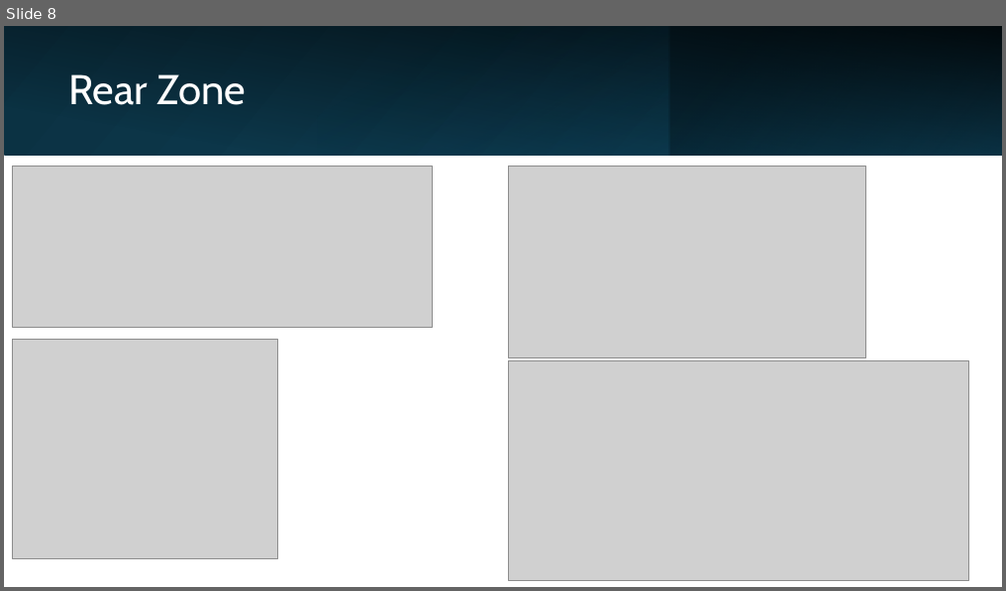
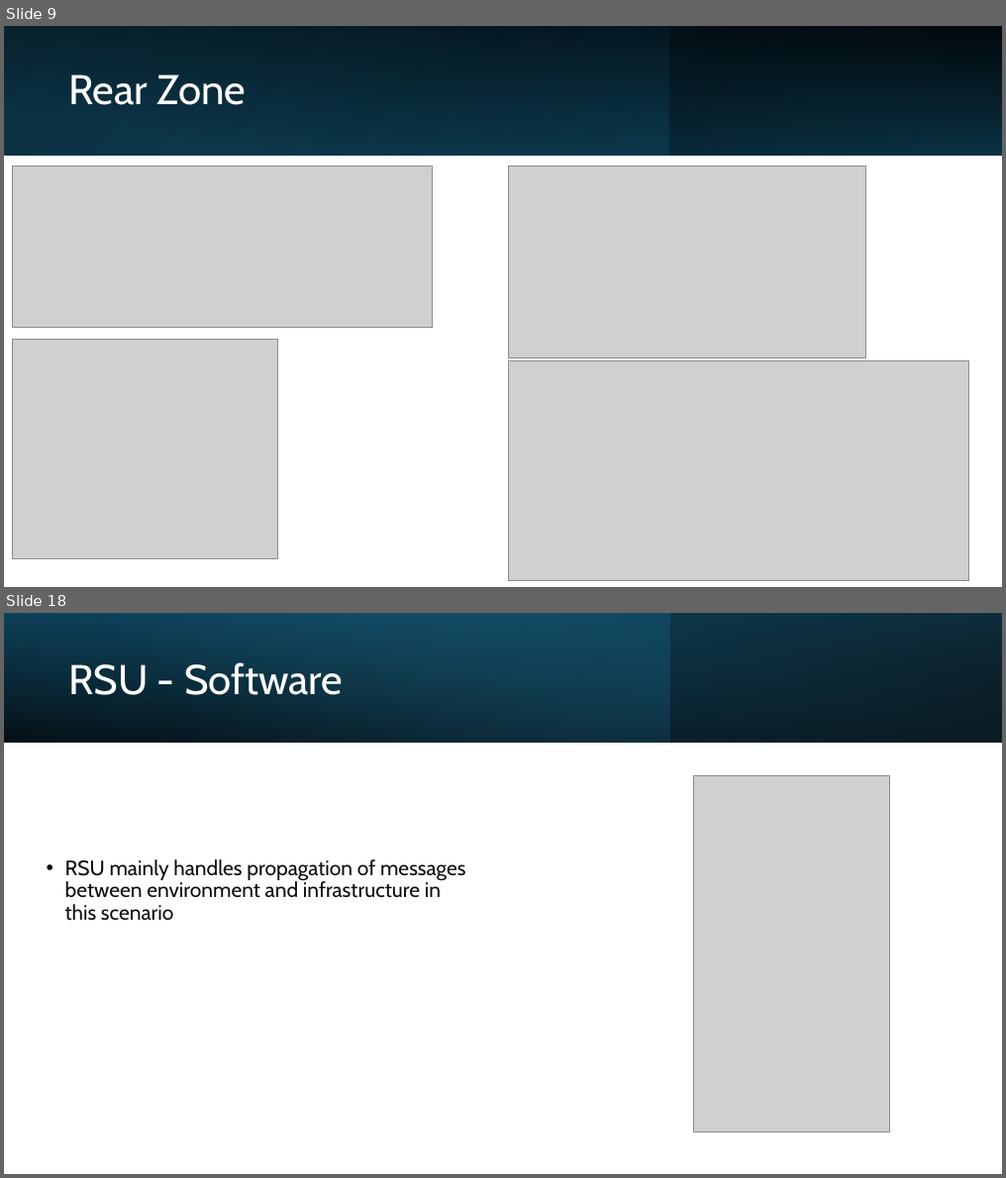
Before and after one commit to LF-RoGu/Model-Base-Systems, a slide deck: Presentation/C-ITS.pptx. Shown one above the other, each under a label of ours: slide 8 before the commit, slides 9 and 18 after it; the slides between them are not shown. The pictures are 1006x591 and 1006x1178 pixels, drawn with LibreOffice and Linux fonts; fonts in the diff are those of the drawing; grey boxes stand for pictures. Boxes give left, top, right and bottom in pixels: in the first picture for what was removed or moved away, otherwise in the second. Text is boxed around its words. In the diff, an @@ line names an element or a change of style, - is before the commit and + after.

```diff
--- a/Presentation/C-ITS.pptx
+++ b/Presentation/C-ITS.pptx
@@ slide 18 added at (x1=4, y1=613, x2=1002, y2=1174), background #FFFFFF @@
@@ rectangle added at (x1=4, y1=613, x2=1002, y2=742), fill gradient #000000 to #104862 @@
@@ rectangle added at (x1=4, y1=613, x2=669, y2=742), fill gradient #156082 to #46B1E1 @@
@@ rectangle added at (x1=4, y1=613, x2=1002, y2=742), fill gradient #000000 to #156082 @@
@@ title added at (x1=68, y1=663, x2=343, y2=695), 40 pt, text #FFFFFF @@
+RSU - Software
@@ picture added at (x1=693, y1=776, x2=890, y2=1133) @@
@@ text added at (x1=65, y1=860, x2=466, y2=921), 20 pt, text #0D0D0D @@
+• RSU mainly handles propagation of messages between environment and infrastructure in this scenario
@@ what was slide 8 is now slide 9 @@
```
Also in this commit, not shown: 6 slides changed, 9 other slides added, 4 slides removed.
